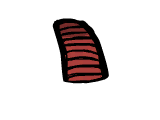
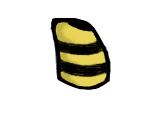
Before/after of a 160x120 layered artwork. What changed in the layer stack:
hid "Layer" over left=52, top=18, right=109, bottom=84
showed "torso-5.png", painted on it over left=50, top=18, right=111, bottom=90
